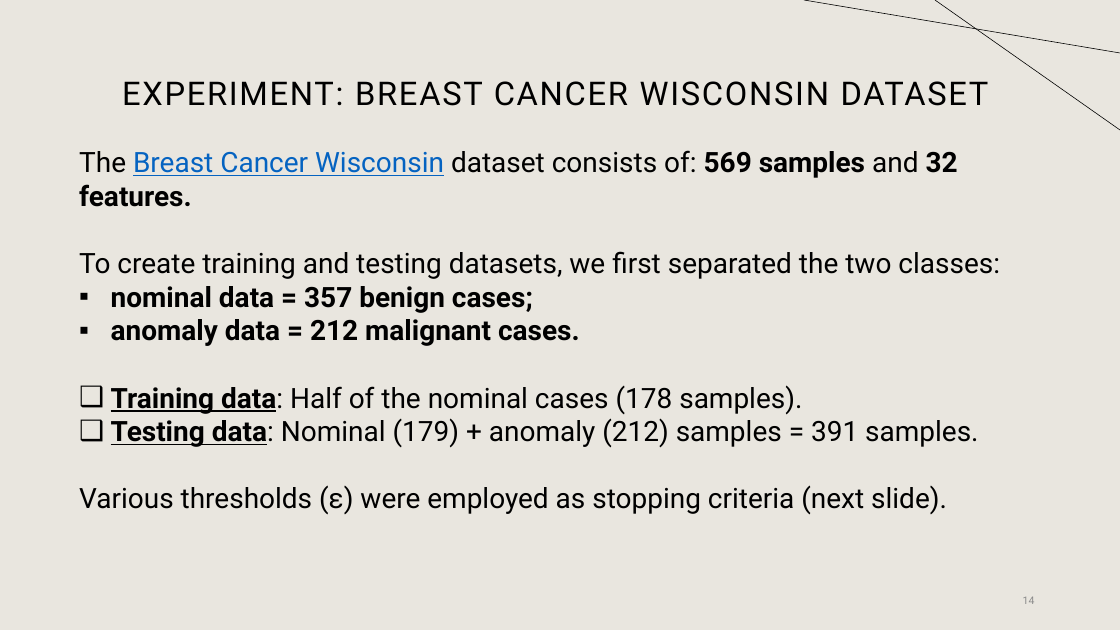
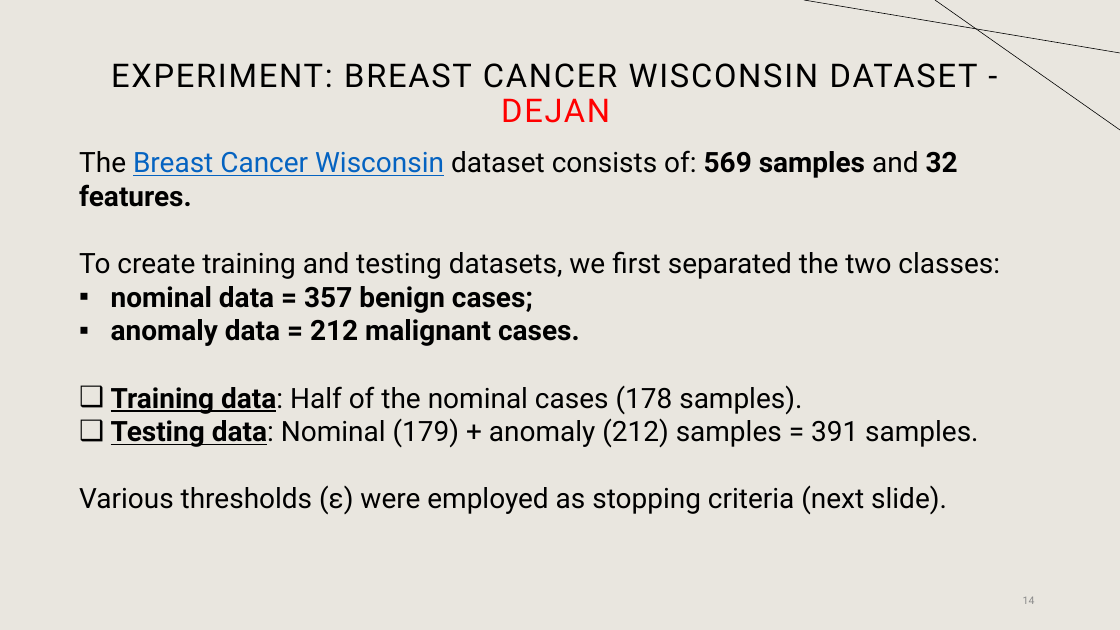
Before and after one commit to suleymanerim1/MEB_FrankWolfe_Optimization, a slide deck: slide 14 of Theory/Minimum Enclosing Ball for FW_Updated.pptx. Drawn at 1120x630 pixels with LibreOffice and Linux fonts; fonts in the diff are those of the drawing. Boxes give left, top, right and bottom in pixels: in the first picture for what was removed or moved away, otherwise in the second. Text is boxed around its words. In the diff, an @@ line names an element or a change of style, - is before the commit and + after.

```diff
--- a/Theory/Minimum Enclosing Ball for FW_Updated.pptx
+++ b/Theory/Minimum Enclosing Ball for FW_Updated.pptx
@@ title at (111,63,978,123): text changed @@
-EXPERIMENT: BREAST CANCER WISCONSIN DATASET
+EXPERIMENT: BREAST CANCER WISCONSIN DATASET - DEJAN
```
Also in this commit, not shown: 11 other slides changed.
